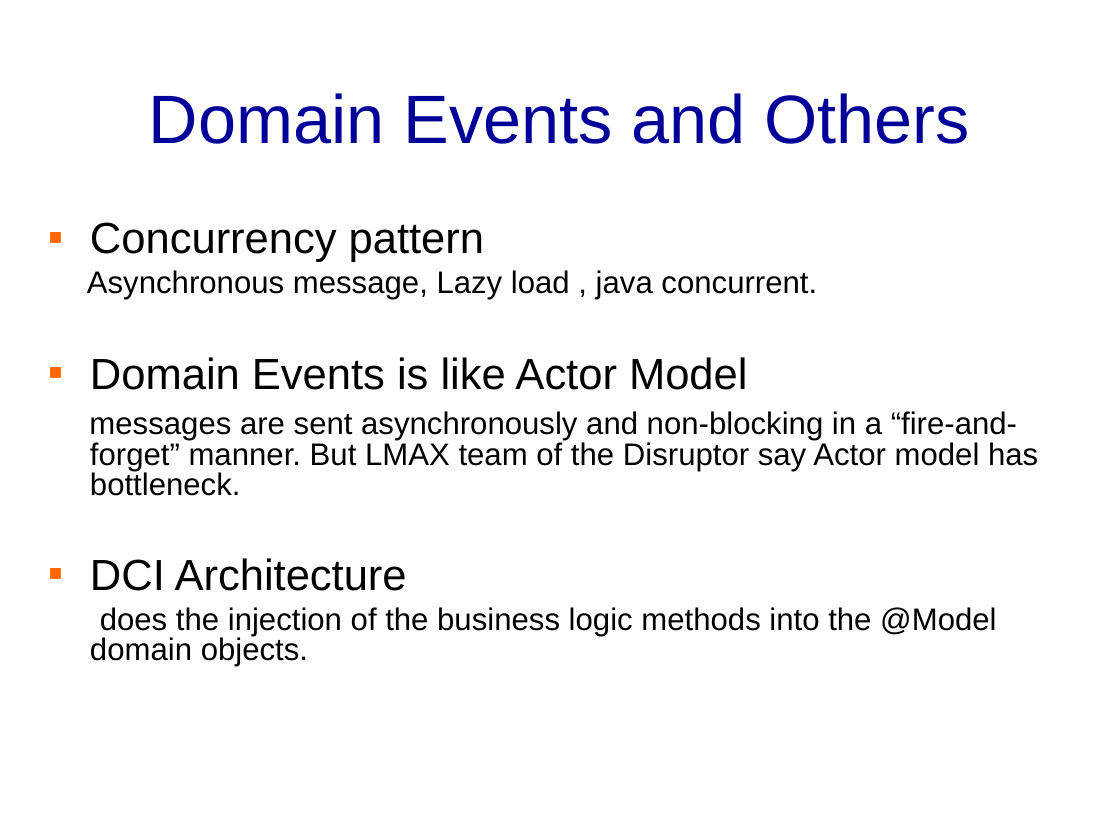
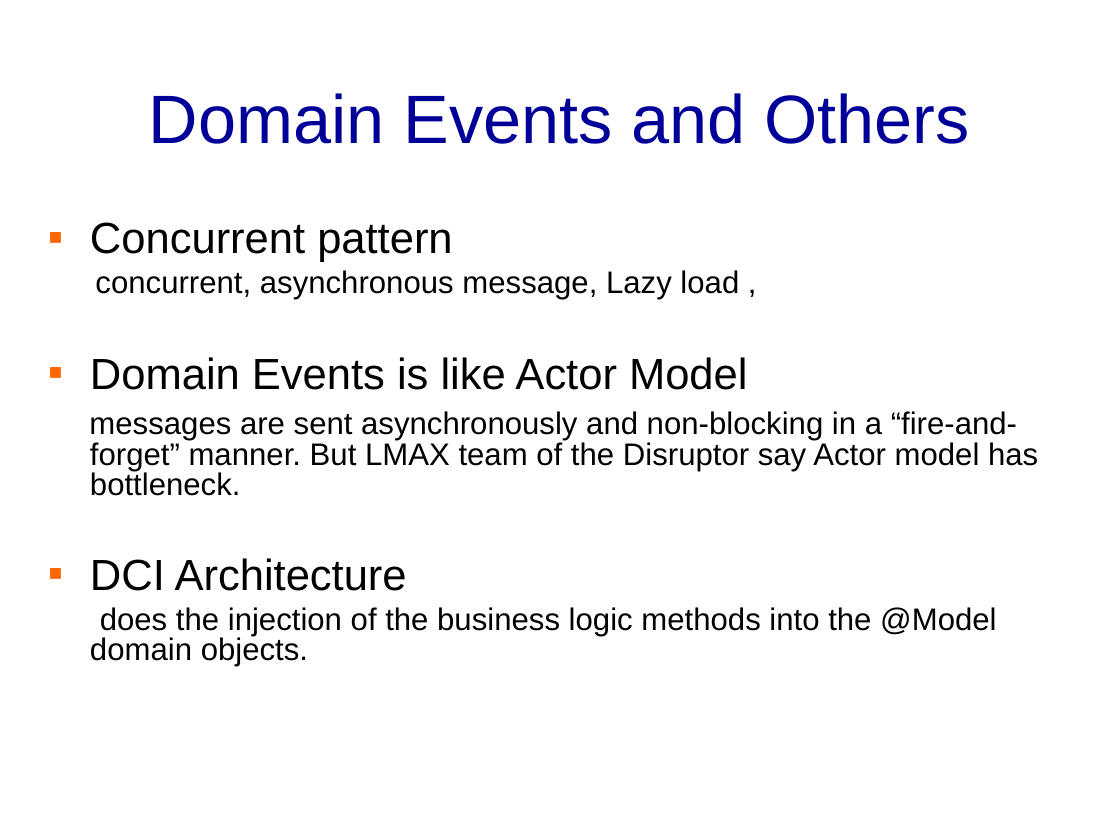
Before and after one commit to banq/jdonframework, a slide deck: slide 36 of doc/english/JdonFramework.ppt (slide 35 before the commit). Drawn at 1120x840 pixels with LibreOffice and Linux fonts; fonts in the diff are those of the drawing; background and template pictures are left out. Boxes give left, top, right and bottom in pixels: in the first picture for what was removed or moved away, otherwise in the second. Text is boxed around its words. In the diff, an @@ line names an element or a change of style, - is before the commit and + after.

```diff
--- a/doc/english/JdonFramework.ppt
+++ b/doc/english/JdonFramework.ppt
@@ text at (90,222,739,300): text changed @@
-▪ Concurrency pattern
-Asynchronous message, Lazy load , java concurrent.
+▪ Concurrent pattern
+concurrent, asynchronous message, Lazy load ,
```
Also in this commit, not shown: 3 other slides changed, 1 slide added, 16 other files.
